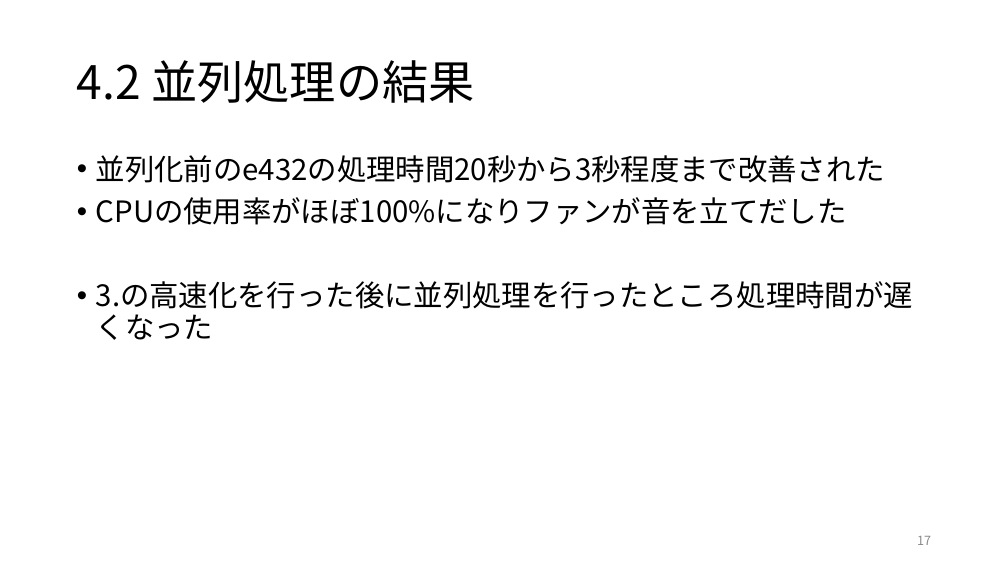
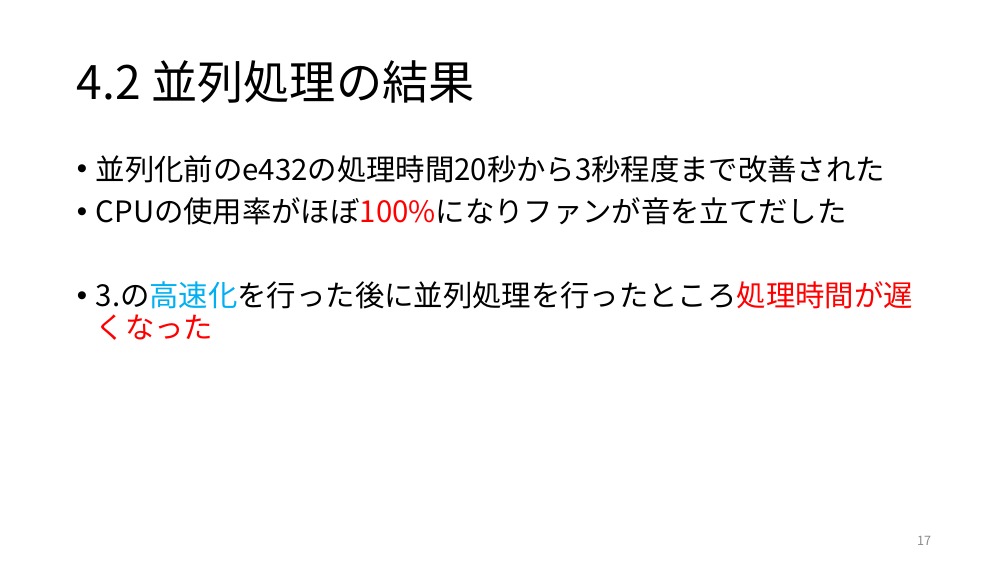
Before and after one commit to DJ956/CircuitSimulator, a slide deck: slide 17 of プレゼン.pptx. Drawn at 1008x567 pixels with LibreOffice and Linux fonts; fonts in the diff are those of the drawing. Boxes give left, top, right and bottom in pixels: in the first picture for what was removed or moved away, otherwise in the second. Text is boxed around its words. In the diff, an @@ line names an element or a change of style, - is before the commit and + after.

```diff
--- a/プレゼン.pptx
+++ b/プレゼン.pptx
@@ text at <box>96,197,913,340</box>: text colour #000000 to #FF0000 in "CPUの使用率がほぼ100%になりファンが音を立てだした", "3.の高速化を行った後に並列処理を行ったところ処理時間が遅くなった"; text colour #000000 to #00B0F0 in "3.の高速化を行った後に並列処理を行ったところ処理時間が遅くなった" @@
```
Also in this commit, not shown: 8 other slides changed, 1 slide added.
